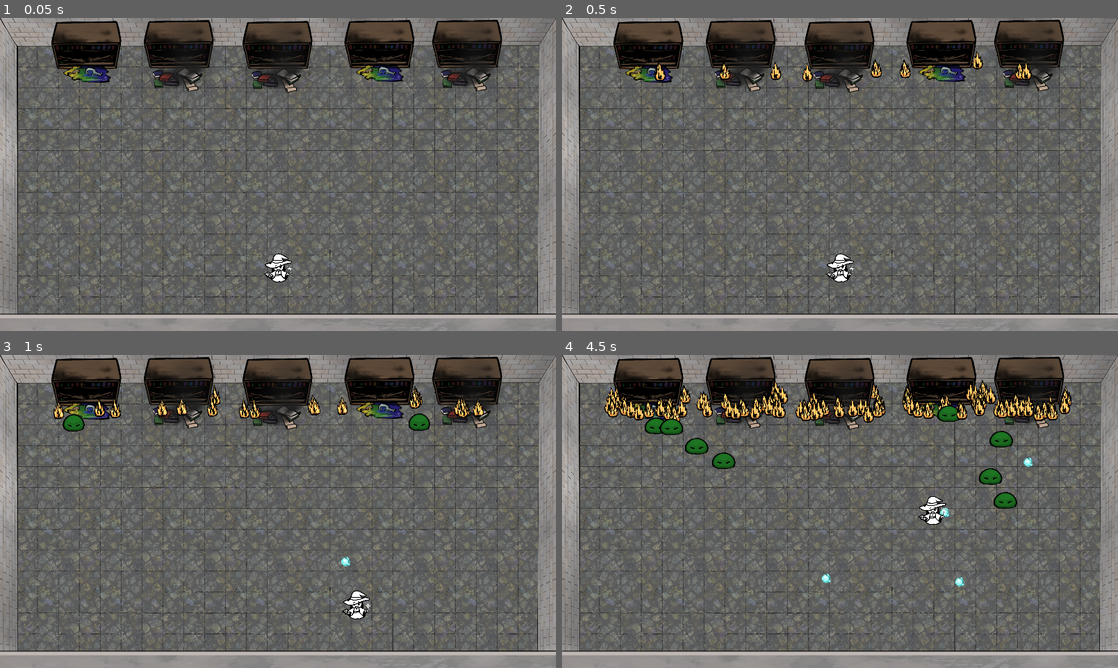
Above: before the commit, frames 1-4 (two rows, left to right).
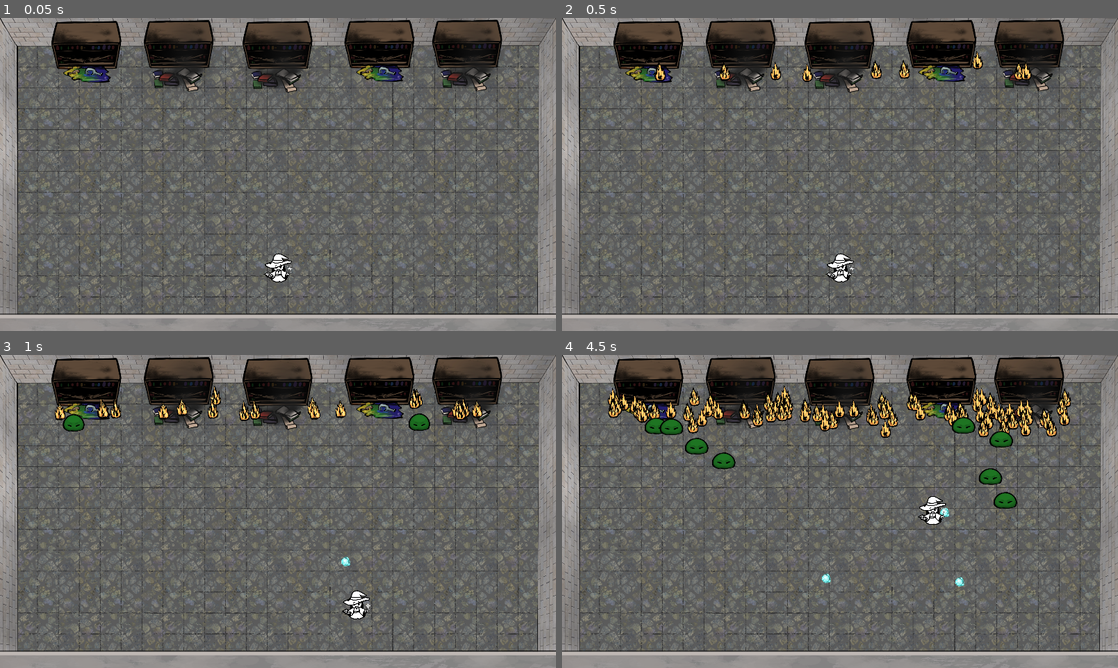
Above: after the commit, the same moments.

Repository: Haaki-/iDidNotAskHowBigTheRoomIs
Game: Godot game, scene res://Scene/game_root.tscn
Same seed, same stepped clock (60 frames per second), same inputs: the game is played once before the commit and once after it.
Inputs (mouse positions are in pixels of both pictures, inside the frame that each line leads up to):
- Up to frame 1 (0.05 s): no input
- Up to frame 2 (0.5 s): no input
- Up to frame 3 (1 s): move the mouse to (400, 495) at 0.52 s; hold D (MoveRight) from 0.53 s (still down); click (400, 495) at 0.6 s
- Up to frame 4 (4.5 s): move the mouse to (728, 527) at 1.27 s; release D (MoveRight) at 1.28 s; hold S (MoveDown) 1.28-2.03 s; click (728, 527) at 1.35 s; move the mouse to (895, 442) at 2.02 s; hold D (MoveRight) 2.03-2.78 s; click (895, 442) at 2.1 s; move the mouse to (812, 574) at 2.77 s; hold W (MoveUp) 2.78-3.53 s; click (812, 574) at 2.85 s; move the mouse to (1006, 558) at 3.52 s; hold A (MoveLeft) from 3.53 s (still down); click (1006, 558) at 3.6 s; move the mouse to (673, 464) at 4.27 s; click (673, 464) at 4.35 s

Frame 1 is identical in both runs. In frame 2, 0.3% of the frame differs, in the area x 16-85%, y 13-21%; in frame 3, 1.0%; in frame 4, 5.4%, in the area x 7-92%, y 8-36%.

Commit message:
Made the fire wiggle more, and slightly chase the player

Diff:
--- a/Scene/Enemies/enemy_flame.tscn
+++ b/Scene/Enemies/enemy_flame.tscn
@@ -18,6 +18,7 @@
 shape = SubResource("CircleShape2D_g2d2g")
 
 [node name="BurnoutTimer" type="Timer" parent="."]
+unique_name_in_owner = true
 wait_time = 5.0
 autostart = true
 
--- a/Script/flame.gd
+++ b/Script/flame.gd
@@ -2,25 +2,31 @@
 
 @onready var target = get_node("/root/GameRoot/SquareBoi")
 
-var health
+var health = 1
 
-# @onready var _animation_player = $AnimationPlayer
+const CHASE_SPEED = 20
+const WIGGLE_SPEED = 300
 
-# func _process(_delta):
-# 	if velocity.is_zero_approx():
-# 		# _animation_player.play("idle")
-# 	if velocity.is_normalized():
-# 		# _animation_player.play("idle")
+func _ready():
+	%BurnoutTimer.start( randi() % 10 )
+
 
 func _physics_process(_delta):
 
-	var direction = Vector2( randf() - 0.5, randf() - 0.5 )
+	var direction = global_position.direction_to(target.global_position) * CHASE_SPEED
+	direction += Vector2( randf() - 0.5, randf() - 0.5 ) * WIGGLE_SPEED
 
-	var target_velocity = direction * 200
+	var target_velocity = direction
 
 	velocity += (target_velocity - velocity) * 0.1
 
 	move_and_slide()
 
+func take_damage(damage):
+	health -= damage
+
+	if health <= 0:
+		die()
+
 func die():
 	queue_free()
